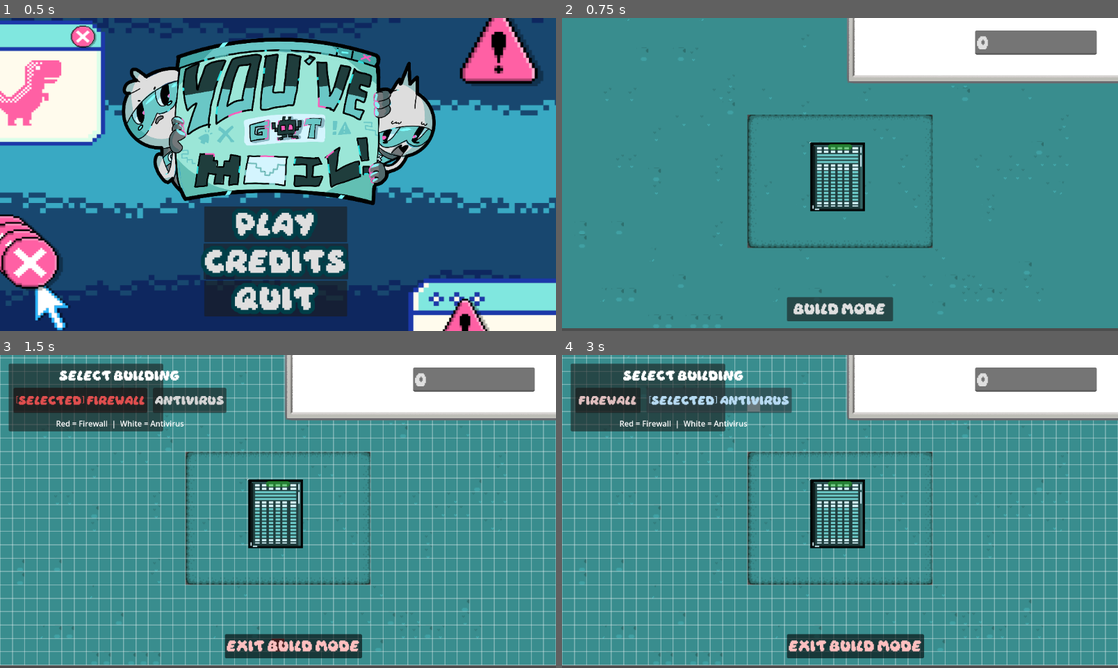
Above: before the commit, frames 1-4 (two rows, left to right).
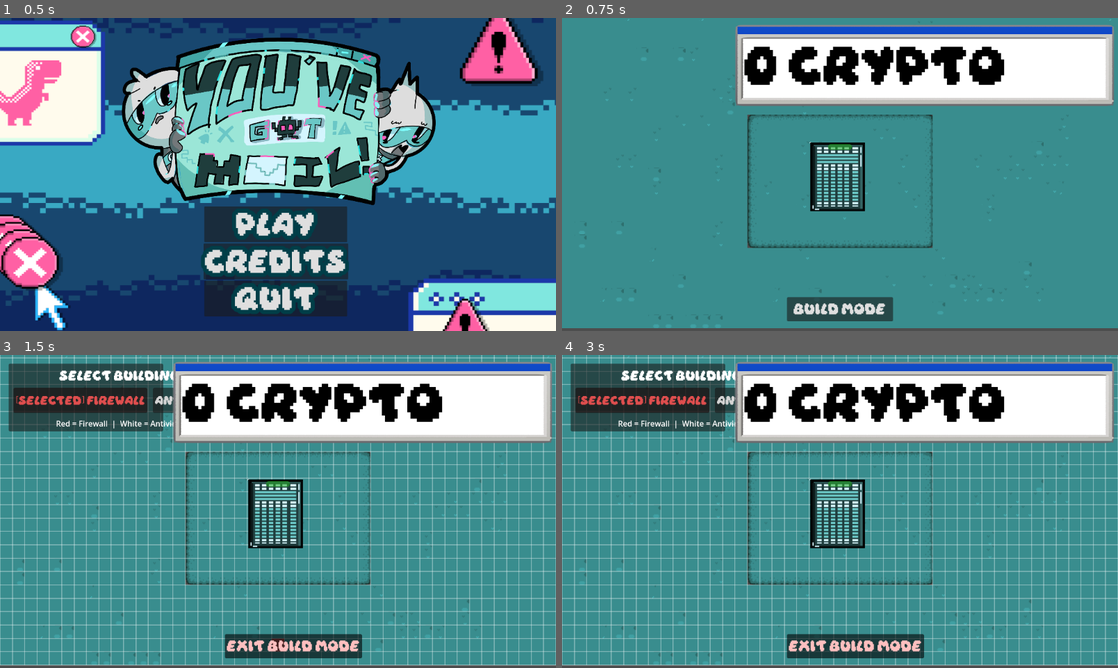
Above: after the commit, the same moments.

Repository: zoebiscuit/You-veGotMal
Game: Godot game, scene res://home_screen.tscn
Same seed, same stepped clock (60 frames per second), same inputs: the game is played once before the commit and once after it.
Inputs:
- Up to frame 1 (0.5 s): no input
- Up to frame 2 (0.75 s): click "play" at 0.5 s
- Up to frame 3 (1.5 s): click "Build Mode" at 1.25 s
- Up to frame 4 (3 s): click "[SELECTED] Firewall" at 2 s; click "Antivirus" at 2.75 s

Frame 1 is identical in both runs. In frame 2, 16% of the frame differs, in the area x 31-100%, y 0-29%; in frame 3, 16%; in frame 4, 18%, in the area x 2-100%, y 0-29%.

Commit message:
added and fixed crypto count in game

Diff:
--- a/you've-got-mail/crypto_tracker.tscn
+++ b/you've-got-mail/crypto_tracker.tscn
@@ -2,7 +2,7 @@
 
 [ext_resource type="Texture2D" uid="uid://cc2q0hkoi24f7" path="res://assets/OLDCOMPTEXTBOX.png" id="1_c4mxl"]
 [ext_resource type="FontFile" uid="uid://bptxx8dp13ssw" path="res://daydream_3/Daydream DEMO.otf" id="2_7ool6"]
-[ext_resource type="Script" uid="uid://bqpry3pbu4cdx" path="res://text_edit_2.gd" id="3_7ool6"]
+[ext_resource type="Script" uid="uid://blxeihgfjbntl" path="res://rich_text_label.gd" id="3_7ool6"]
 
 [node name="CryptoTracker" type="Control" unique_id=1769862717]
 layout_mode = 3
@@ -20,24 +20,23 @@
 anchors_preset = 15
 anchor_right = 1.0
 anchor_bottom = 1.0
+offset_left = -473.0
+offset_top = -1.0
+offset_right = 12.0
+offset_bottom = 95.0
 grow_horizontal = 2
 grow_vertical = 2
 texture = ExtResource("1_c4mxl")
 stretch_mode = 5
 
-[node name="TextEdit2" type="TextEdit" parent="." unique_id=955973402]
-layout_mode = 1
-anchors_preset = 15
-anchor_right = 1.0
-anchor_bottom = 1.0
-offset_left = 24.0
-offset_top = 12.0
-offset_right = -24.0
-offset_bottom = -12.0
-grow_horizontal = 2
-grow_vertical = 2
-theme_override_fonts/font = ExtResource("2_7ool6")
-theme_override_font_sizes/font_size = 24
-text = "0 Crypto"
-wrap_mode = 1
+[node name="RichTextLabel" type="RichTextLabel" parent="." unique_id=1360802768]
+layout_mode = 0
+offset_left = -454.0
+offset_top = 28.0
+offset_right = 296.0
+offset_bottom = 152.0
+theme_override_colors/default_color = Color(0, 0, 0, 1)
+theme_override_fonts/normal_font = ExtResource("2_7ool6")
+theme_override_font_sizes/normal_font_size = 70
+text = "jjdjdjddndndndndnd"
 script = ExtResource("3_7ool6")
--- a/you've-got-mail/new_game.tscn
+++ b/you've-got-mail/new_game.tscn
@@ -126,7 +126,7 @@
 text = "Red = Firewall  |  White = Antivirus"
 horizontal_alignment = 1
 
-[node name="CryptoTracker" parent="BuildModeUI" instance=ExtResource("6_crypto_tracker")]
+[node name="CryptoTracker" parent="BuildModeUI" unique_id=1769862717 instance=ExtResource("6_crypto_tracker")]
 
 [node name="Camera2D" type="Camera2D" parent="." unique_id=972562185]
 
--- a/you've-got-mail/text_edit_2.gd
+++ b/you've-got-mail/rich_text_label.gd
@@ -1,11 +1,12 @@
-extends TextEdit
+extends RichTextLabel
 
 
 # Called when the node enters the scene tree for the first time.
 func _ready() -> void:
-	text = str(Global.GlobalCrypto) # Replace with function body.
+	pass
+		 # Replace with function body.
 
 
 # Called every frame. 'delta' is the elapsed time since the previous frame.
 func _process(delta: float) -> void:
-	pass
+	text = str(Global.GlobalCrypto) + " Crypto"
Not shown: 1 places in you've-got-mail/new_game.tscn that only renumber resources
Not shown, added: you've-got-mail/rich_text_label.gd.uid
Not shown, removed: you've-got-mail/text_edit_2.gd.uid
